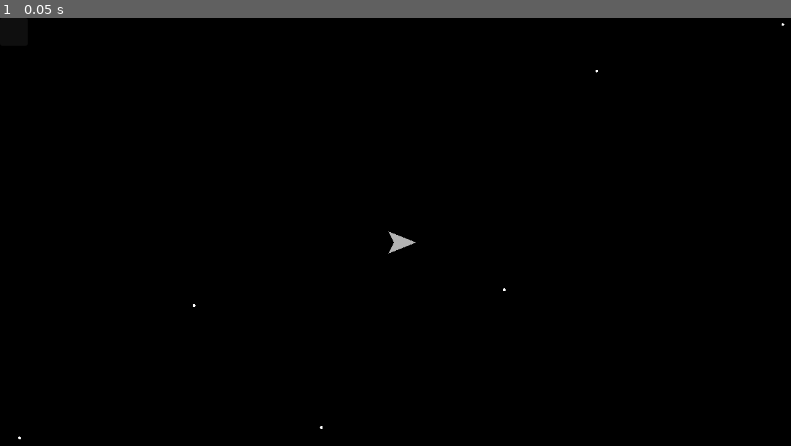
Above: before the commit, frame 1.
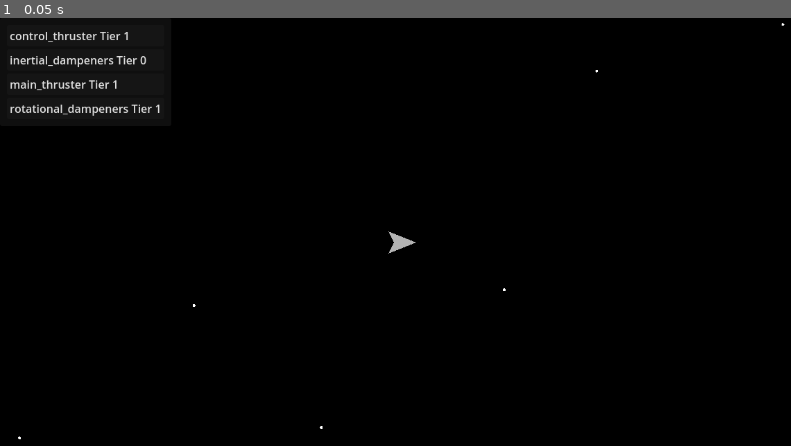
Above: after the commit, the same moment.

Repository: Griiimon/SpaceVampiresDemo
Game: Godot game, scene res://level.tscn
Two runs of this game, one before a commit and one after it. Both use one fixed random seed, a clock stepped at 60 frames per second and the inputs below.
Inputs:
- Up to frame 1 (0.05 s): no input

The runs differ from the first frame. In frame 1, 0.8% of the frame differs, in the area x 1-21%, y 3-23%.

Commit message:
Update game data

Diff:
--- a/src/global/game_data.gd
+++ b/src/global/game_data.gd
@@ -5,6 +5,11 @@
 var ship_components: Array[BaseShipComponent]
 
 
+
+func _ready() -> void:
+	load_components()
+
+
 func load_components():
 	for res in ResourceLoader.list_directory(ship_components_directory):
-		ship_components.append(res)
+		ship_components.append(load(ship_components_directory + "/" + res))
--- a/src/global/game_data.tscn
+++ b/src/global/game_data.tscn
@@ -4,3 +4,4 @@
 
 [node name="GameData" type="Node"]
 script = ExtResource("1_0aco7")
+ship_components_directory = "res://ship/components/data"
